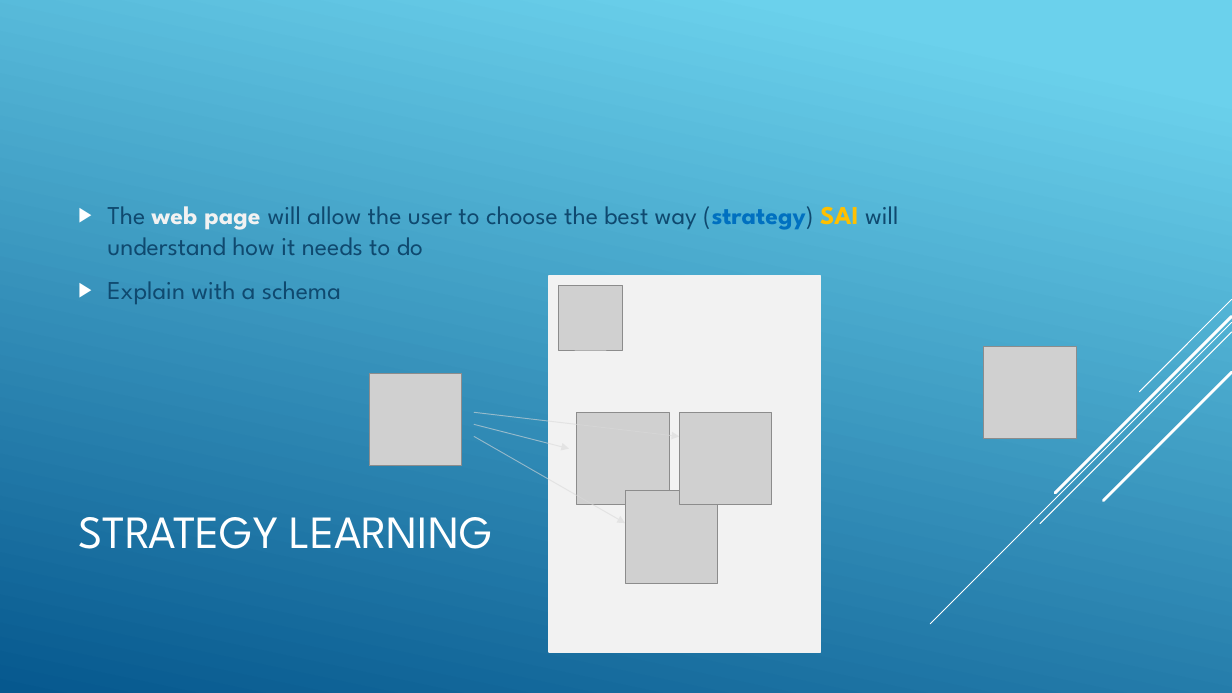
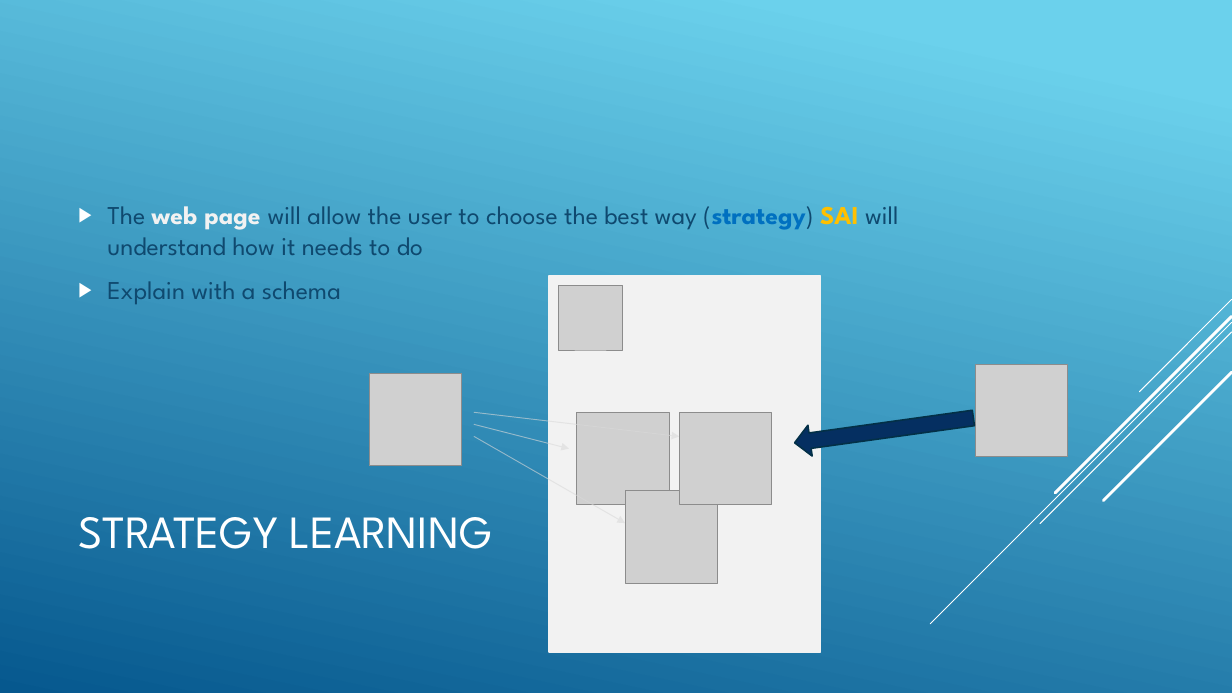
Before and after one commit to jnguyen1192/SIA, a slide deck: slide 17 of SAI_presentation.pptx. Drawn at 1232x693 pixels with LibreOffice and Linux fonts; fonts in the diff are those of the drawing; grey boxes stand for pictures. Boxes give left, top, right and bottom in pixels: in the first picture for what was removed or moved away, otherwise in the second. Text is boxed around its words. In the diff, an @@ line names an element or a change of style, - is before the commit and + after.

Commit message:
#12 Choice icon on strategy learning added on solutions slides

```diff
--- a/SAI_presentation.pptx
+++ b/SAI_presentation.pptx
@@ picture: place and size @@
-picture at [984,347,1077,439]
+picture at [976,364,1068,457]
@@ right arrow added at [793,403,975,459], fill #052F61, outline #043148 1.25 pt @@
```
